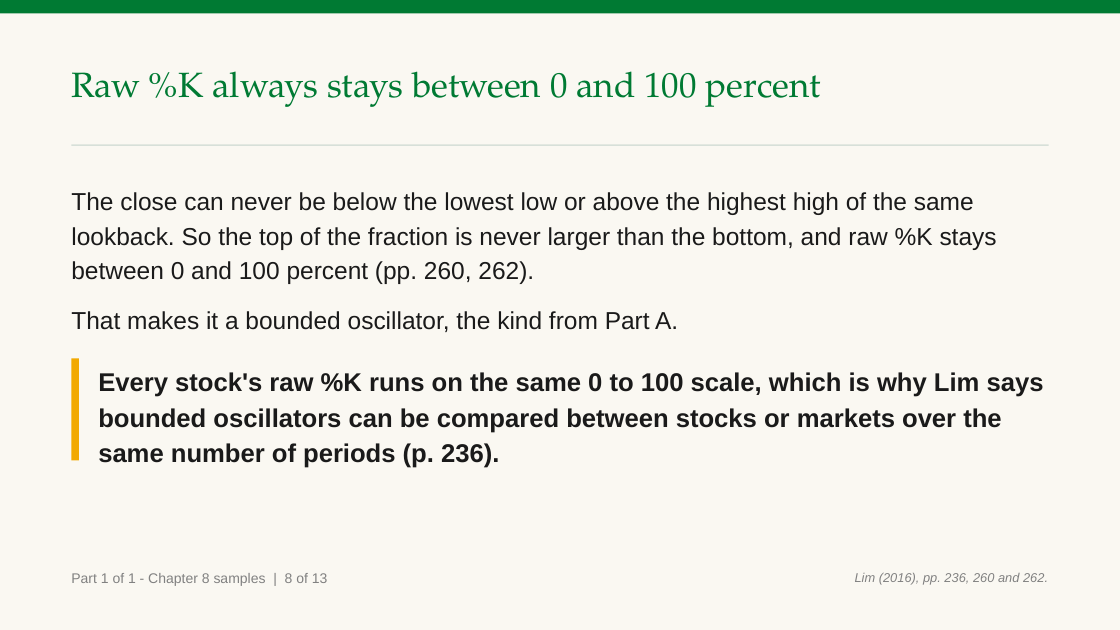
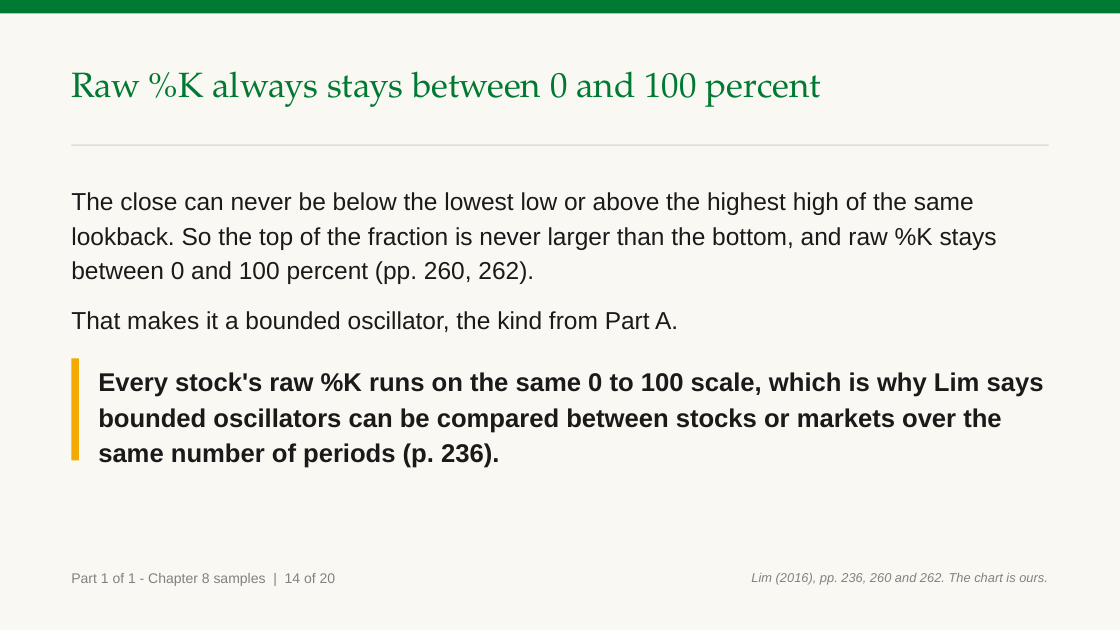
Before and after one commit to benjiesotelo-sudo/Telos_FIN1209, a slide deck: slide 16 of chapter-08/FIN1209-Chapter-08.pptx (slide 10 before the commit). Drawn at 1120x630 pixels with LibreOffice and Linux fonts; fonts in the diff are those of the drawing. Boxes give left, top, right and bottom in pixels: in the first picture for what was removed or moved away, otherwise in the second. Text is boxed around its words. In the diff, an @@ line names an element or a change of style, - is before the commit and + after.

Commit message:
Chapter 8 samples: pair each explanation with its chart the way Chapter 7 does (five new charts, Lim's Figures 8.17, 8.8 and 8.7 beside the oscillator list)

```diff
--- a/chapter-08/FIN1209-Chapter-08.pptx
+++ b/chapter-08/FIN1209-Chapter-08.pptx
@@ text at (x1=71, y1=573, x2=336, y2=586): text changed @@
-Part 1 of 1 - Chapter 8 samples | 8 of 13
+Part 1 of 1 - Chapter 8 samples | 14 of 20
@@ text at (x1=751, y1=573, x2=1048, y2=585): text changed @@
-Lim (2016), pp. 236, 260 and 262.
+Lim (2016), pp. 236, 260 and 262. The chart is ours.
```
Also in this commit, not shown: 12 other slides changed, 7 slides added, 3 other files.
